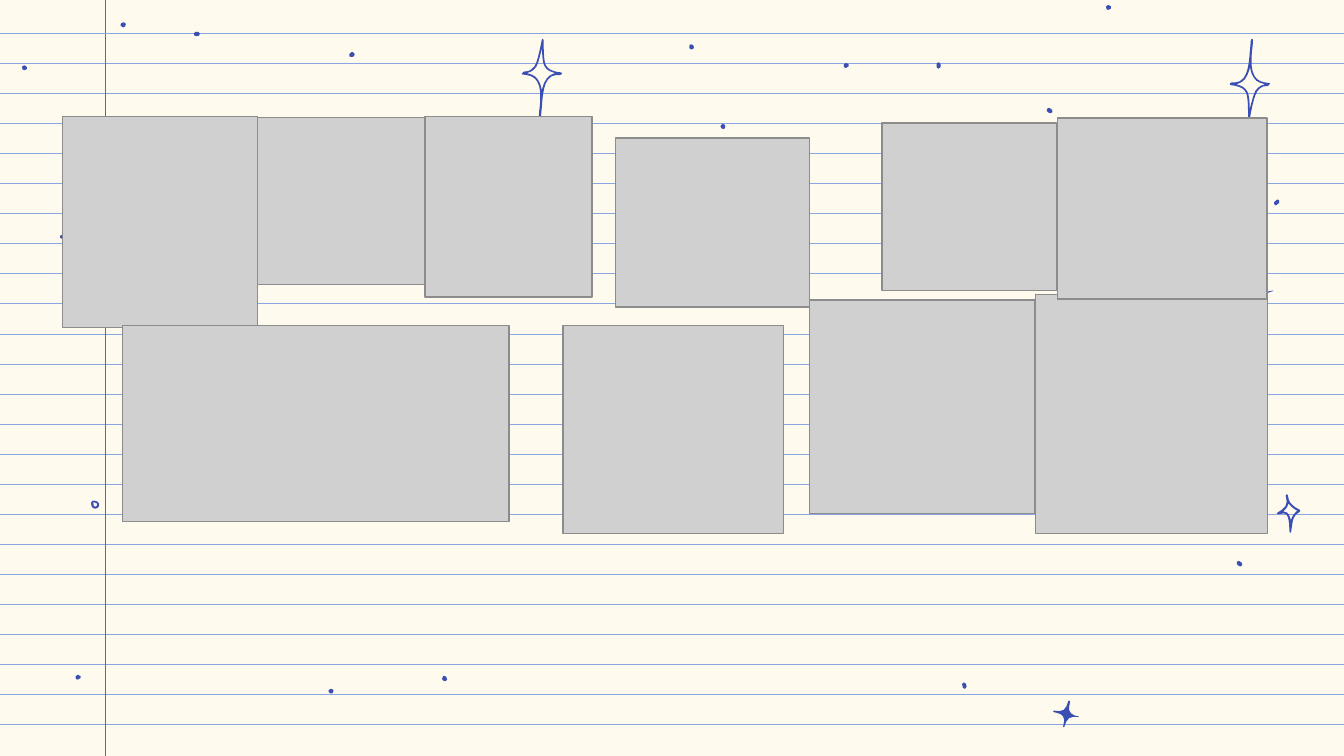
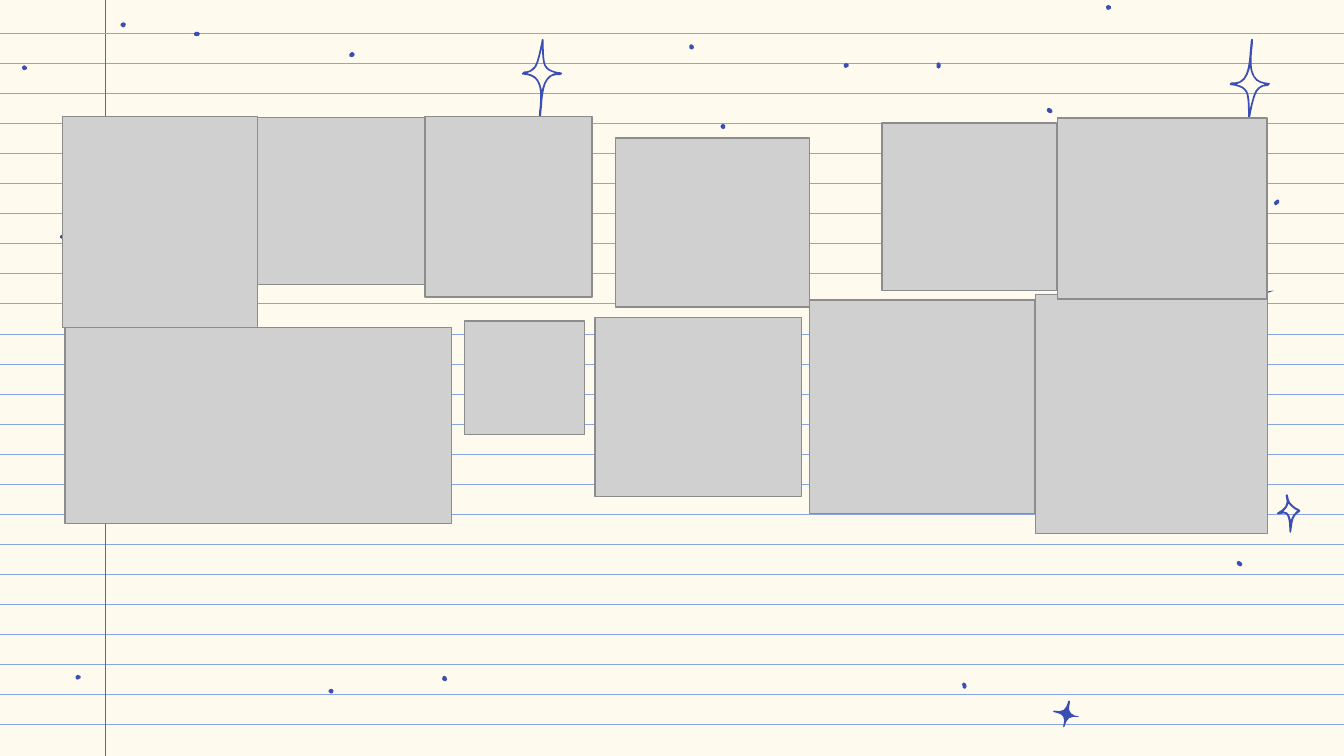
Before and after one commit to codingburgas/school-project-assignment-crocs, a slide deck: slide 10 of DigitalSchool documents/CrocsPresentation.pptx. Drawn at 1344x756 pixels with LibreOffice and Linux fonts; fonts in the diff are those of the drawing; grey boxes stand for pictures; background and template pictures are left out. Boxes give left, top, right and bottom in pixels: in the first picture for what was removed or moved away, otherwise in the second. Text is boxed around its words. In the diff, an @@ line names an element or a change of style, - is before the commit and + after.

```diff
--- a/DigitalSchool documents/CrocsPresentation.pptx
+++ b/DigitalSchool documents/CrocsPresentation.pptx
@@ picture moved from (x1=122, y1=325, x2=508, y2=521) to (x1=65, y1=328, x2=450, y2=524) @@
@@ picture resized from (x1=563, y1=325, x2=784, y2=534) to (x1=465, y1=321, x2=586, y2=435) @@
@@ picture added at (x1=595, y1=317, x2=801, y2=496) @@
@@ freeform shape removed at (x1=91, y1=500, x2=99, y2=508) @@
```
Also in this commit, not shown: 2 other slides changed, 1 slide added, 1 other file.
